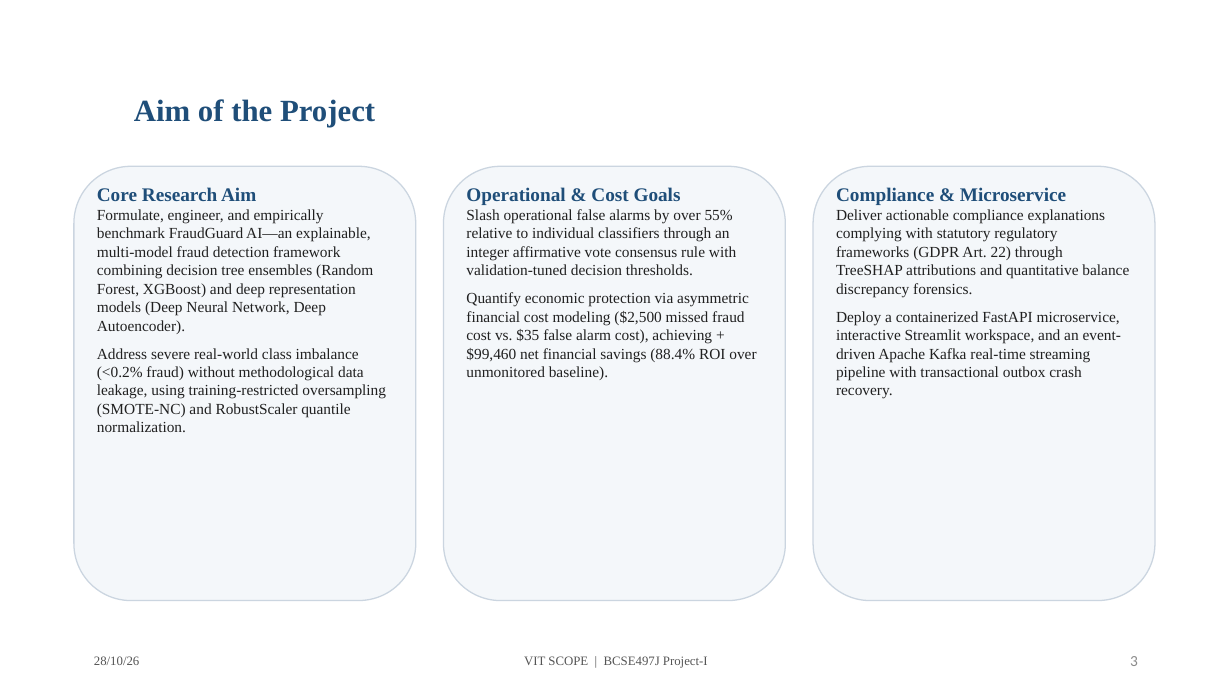
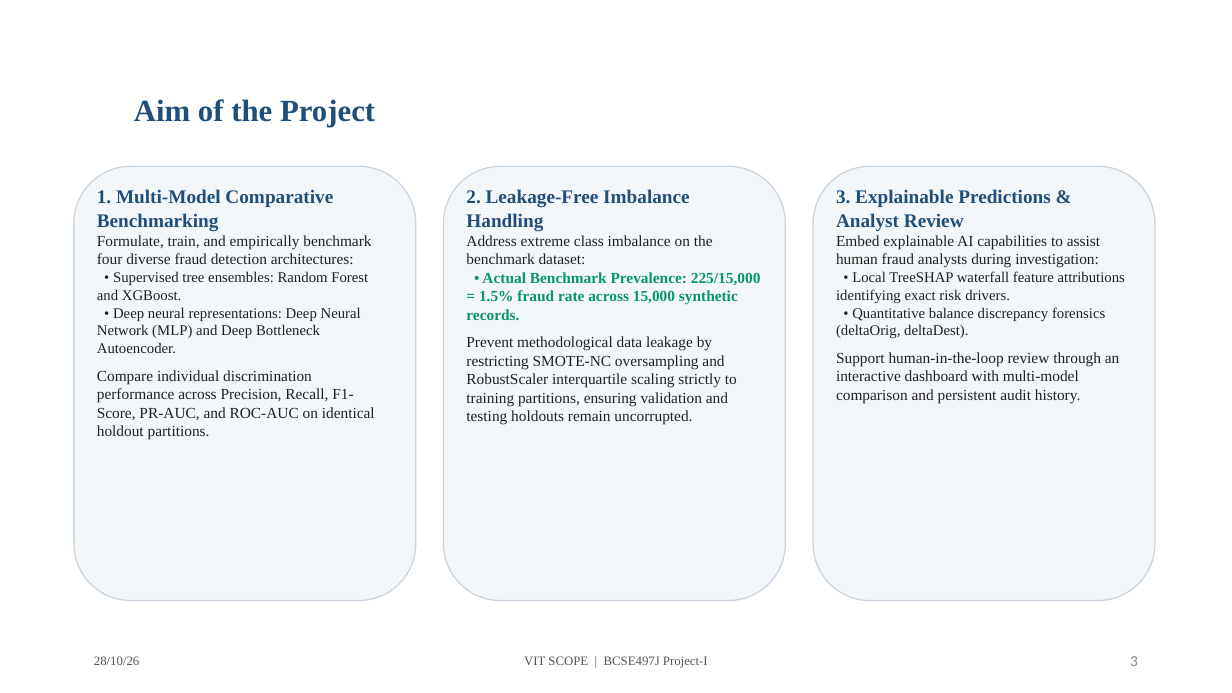
Before and after one commit to animeshlabh57-rgb/AI-Based-Financial-Fraud-Detection-System, a slide deck: slide 3 of docs/Review 3- 28-10- 2026 (1).pptx. Drawn at 1232x693 pixels with LibreOffice and Linux fonts; fonts in the diff are those of the drawing. Boxes give left, top, right and bottom in pixels: in the first picture for what was removed or moved away, otherwise in the second. Text is boxed around its words. In the diff, an @@ line names an element or a change of style, - is before the commit and + after.

Commit message:
Align Review 3 presentation with downloaded repository code and audit guidelines

```diff
--- a/docs/Review 3- 28-10- 2026 (1).pptx
+++ b/docs/Review 3- 28-10- 2026 (1).pptx
@@ text at (x1=97, y1=189, x2=375, y2=440): text changed @@
-Core Research Aim
-Formulate, engineer, and empirically benchmark FraudGuard AI—an explainable, multi-model fraud detection framework combining decision tree ensembles (Random Forest, XGBoost) and deep representation models (Deep Neural Network, Deep Autoencoder).
-Address severe real-world class imbalance (<0.2% fraud) without methodological data leakage, using training-restricted oversampling (SMOTE-NC) and RobustScaler quantile normalization.
+1. Multi-Model Comparative Benchmarking
+Formulate, train, and empirically benchmark four diverse fraud detection architectures:
+• Supervised tree ensembles: Random Forest and XGBoost.
+• Deep neural representations: Deep Neural Network (MLP) and Deep Bottleneck Autoencoder.
+Compare individual discrimination performance across Precision, Recall, F1-Score, PR-AUC, and ROC-AUC on identical holdout partitions.
@@ text at (x1=466, y1=189, x2=761, y2=425): text changed @@
-Operational & Cost Goals
-Slash operational false alarms by over 55% relative to individual classifiers through an integer affirmative vote consensus rule with validation-tuned decision thresholds.
-Quantify economic protection via asymmetric financial cost modeling ($2,500 missed fraud cost vs. $35 false alarm cost), achieving +$99,460 net financial savings (88.4% ROI over unmonitored baseline).
+2. Leakage-Free Imbalance Handling
+Address extreme class imbalance on the benchmark dataset:
+• Actual Benchmark Prevalence: 225/15,000 = 1.5% fraud rate across 15,000 synthetic records.
+Prevent methodological data leakage by restricting SMOTE-NC oversampling and RobustScaler interquartile scaling strictly to training partitions, ensuring validation and testing holdouts remain uncorrupted.
@@ text at (x1=836, y1=189, x2=1125, y2=404): text changed @@
-Compliance & Microservice
-Deliver actionable compliance explanations complying with statutory regulatory frameworks (GDPR Art. 22) through TreeSHAP attributions and quantitative balance discrepancy forensics.
-Deploy a containerized FastAPI microservice, interactive Streamlit workspace, and an event-driven Apache Kafka real-time streaming pipeline with transactional outbox crash recovery.
+3. Explainable Predictions & Analyst Review
+Embed explainable AI capabilities to assist human fraud analysts during investigation:
+• Local TreeSHAP waterfall feature attributions identifying exact risk drivers.
+• Quantitative balance discrepancy forensics (deltaOrig, deltaDest).
+Support human-in-the-loop review through an interactive dashboard with multi-model comparison and persistent audit history.
```
Also in this commit, not shown: 13 other slides changed, 4 slides added, 5 other files.
